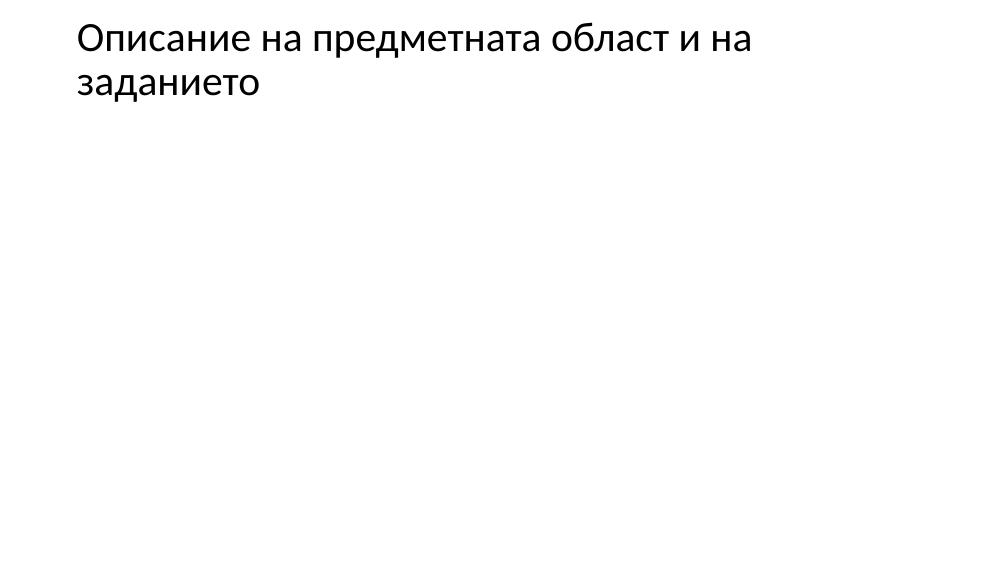
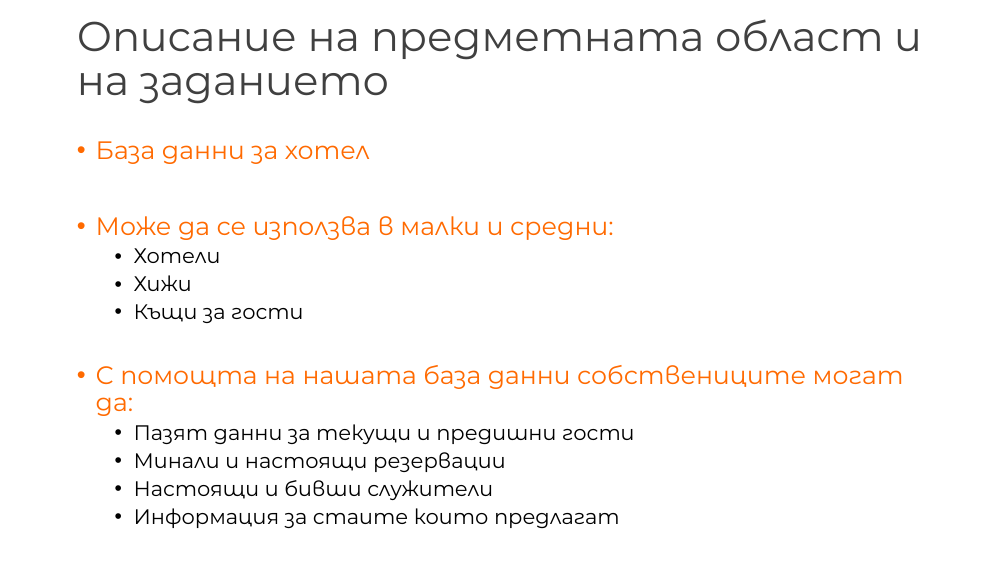
Before and after one commit to NikolaTotev/SQL-Course-Project, a slide deck: slide 2 of Project Presentation.pptx. Drawn at 1008x567 pixels with LibreOffice and Linux fonts; fonts in the diff are those of the drawing. Boxes give left, top, right and bottom in pixels: in the first picture for what was removed or moved away, otherwise in the second. Text is boxed around its words. In the diff, an @@ line names an element or a change of style, - is before the commit and + after.

```diff
--- a/Project Presentation.pptx
+++ b/Project Presentation.pptx
@@ title "Описание на предметната област и ..." at (77, 19, 922, 104): font Calibri to Montserrat, text colour #000000 to #404040 @@
@@ text added at (96, 141, 904, 528), 20 pt, text #000000 @@
+• База данни за хотел
+• Може да се използва в малки и средни:
+  • Хотели
+  • Хижи
+  • Къщи за гости
+• С помощта на нашата база данни собствениците могат да:
+  • Пазят данни за текущи и предишни гости
+  • Минали и настоящи резервации
+  • Настоящи и бивши служители
+  • Информация за стаите които предлагат
```
Also in this commit, not shown: 4 other slides changed, 8 slides added, 2 slides removed, 11 other files.
